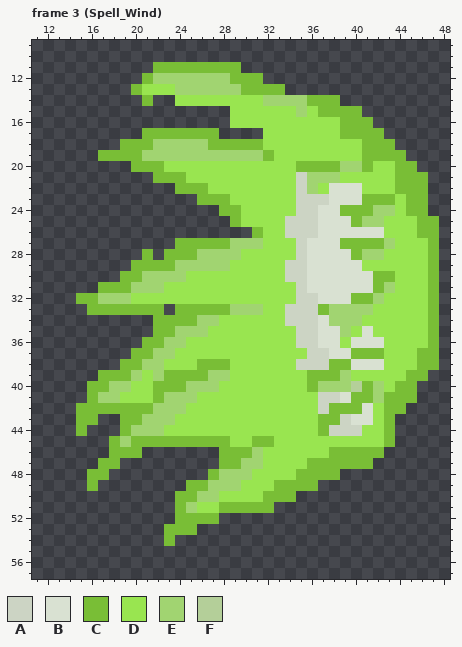
Edited in one commit: pixel-art file (素材/Magic_Attack.aseprite). This is how it looked before the edit.
64x64 pixels, 4 frames. Shown: frame 3 (Spell_Wind): x 11..48, y 9..57.
Palette (. is transparent): A #ccd4c4  B #d9e1d2  C #79be36  D #99e550  E #a1d471  F #b4cf99
Pixels before, frame 3 (Spell_Wind), first column x 15:
11 .......CCCCCCCC..................
12 ......CEEEEEEECCC................
13 .....CDDDEEEEEECCCC..............
14 ......C..DDDDDDDDEEEECCC.........
15 ..............DDDDDDEDCCCC.......
16 ..............DDDDDDDDDDCCC......
17 ......CCCCCCC....DDDDDDDCCCC.....
18 ....CCCEEEEECCCCCDDDDDDDDDCCC....
19 ..CCCCEEEEEEEEEEECDDDDDDDDCCCC...
20 .....CCCDDDDDDDDDDDDCCCCEECDDCC..
21 .......CCCDDDDDDDDDDAEEEDDDDDCCC.
22 .........CCCDDDDDDDDAEDBBBDDDCCC.
23 ...........CCCDDDDDDAAABBBCCCDCC.
24 .............CCDDDDDAABBCCCEEDCC.
25 ..............CDDDDAAABBBCEEDDDCC
26 ................CDDAAABBBBBBDDDCC
27 .........CCCCCEEEDDDABBBCCCCEDDDC
28 ......C.CCCEEEEDDDDDABBBBCEEDDDDC
29 .....CCCCEEEEEDDDDDAABBBBBDDDDDDC
30 ....CCEEEEDDDDDDDDDAABBBBBBCCDDDC
31 ..CCCEEEDDDDDDDDDDDDABBBBBBCEDDDC
32 CCEEEDDDDDDDDDDDDDDDAABBBCCEDDDDC
33 .CCCCCCC.CCCCCEEEDDAAACEEEEDDDDDC
34 .......CCCCEEDDDDDDAAABEEEDDDDDDC
35 .......CCEEEDDDDDDDDAABBEDBDDDDDC
36 ......CCEEDDDDDDDDDDAABBDBBBDDDDC
37 .....CCEEDDDDDDDDDDDDAABBCCCDDDCC
38 ....CCEEDDDCCCDDDDDDAAACCBBBDDDCC
39 ..CCCEDECCCCEEDDDDDDDCCCEDDDDDCC.
40 .CCEEDDCCCEEEDDDDDDDDCEEEFCEDCC..
41 .CEEDDDCEEEDDDDDDDDDDDAABCCECCC..
42 CCCCCCCEEEDDDDDDDDDDDDACCCBDCC...
43 CC..CCEEEDDDDDDDDDDDDDCCABBDC....
44 C...CEEEDDDDDDDDDDDDDDCAAADDC....
45 ...CECCCCCCCCCDDCCDDDDDDDDDDC....
46 ...CCC.......CCCEDDDDDDCCCCC.....
47 ..CC.........CCEEDDDDCCCCCC......
48 .CC.........CEEEDDDDCCCC.........
49 .C........CCEEEDDDCCCC...........
50 .........CCEEDDDDCCC.............
51 .........CEDDCCCCC...............
52 .........CCCC....................
53 ........CCC......................
54 ........C........................
After:
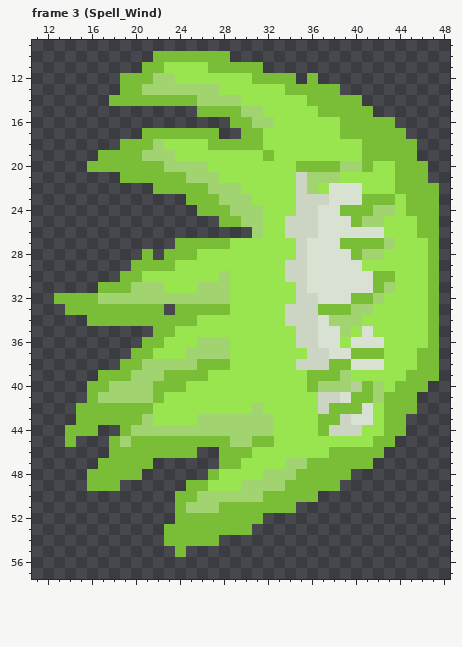
Difference:
Changed rows in their new state; - is an unchanged pixel.
Frame 3 (Spell_Wind):
first column x 13:
10 ---------CCCCCCC-------------------
11 --------C-DDDD---CC----------------
12 ------CC---DDDDDDD-CCC-C-----------
13 ------C-EEE----DDDDDDCCCCC---------
14 -----CCC-CCCCEEEE--DDDD---CC-------
15 -------------CCCCEE---D-----C------
16 ----------------CCEE---------CC----
17 -----------------CC-----------CC---
18 ----------DDDD-----------------CC--
19 -----------DDDDDDDD-------------C--
20 ---CCCC---EEEE-------------------C-
21 ------CCC---EEE--------------------
22 ---------CC---EEE-----------------C
23 ------------C--EEE----------------C
24 -------------CC-EEE---------------C
25 ---------------C-EE----------------
26 ------------------E----------------
27 ----------------DDD----------------
28 -------------DDDD------------------
29 -----------DDDDD-------------------
30 --------DDDD---E-------------------
31 -------------EEE-------------------
32 CC-----EEEEEEEEE-------------------
33 -CC-------------DDD------CC--------
34 ---CCCCCC----DD--------------------
35 -----------DDD---------------------
36 ----------DD-EEE-------------------
37 ---------DD-EEEE-------------------
38 ----------EEE----------------------
39 --------E-----DD------------------C
40 -------EE---DDD------------------C-
41 ------EEE-DDD----------------------
42 ---------DDD------E-------------C--
43 ----CC---DD--EEEEEEE-----------C---
44 -C-C------EEEEEEEEEE-----------C---
45 -C--------------EE-----------C-----
46 --------CCCCC-----D----------------
47 ------CCC--------DD--EE------------
48 -----CCC-------DDD-EEE----C--------
49 ----CC--------DDDEEEE---CC---------
50 ---------------EEEE---CC-----------
51 -------------EE-----CC-------------
52 ---------------CCCC----------------
53 -------------CCCCC-----------------
54 -----------CCCC--------------------
55 -----------C-----------------------
Boxes around the changes in both pictures, in picture pixels (x1, y1, x2, y2):
changed: (54, 51, 439, 557)
